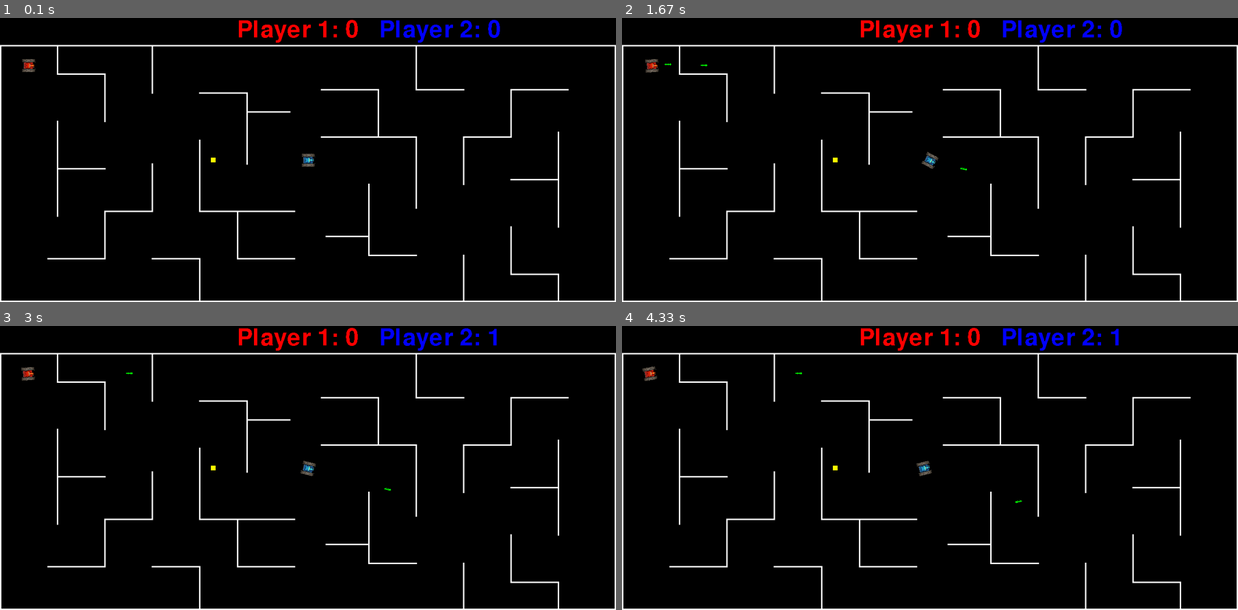
Above: before the commit, frames 1-4 (two rows, left to right).
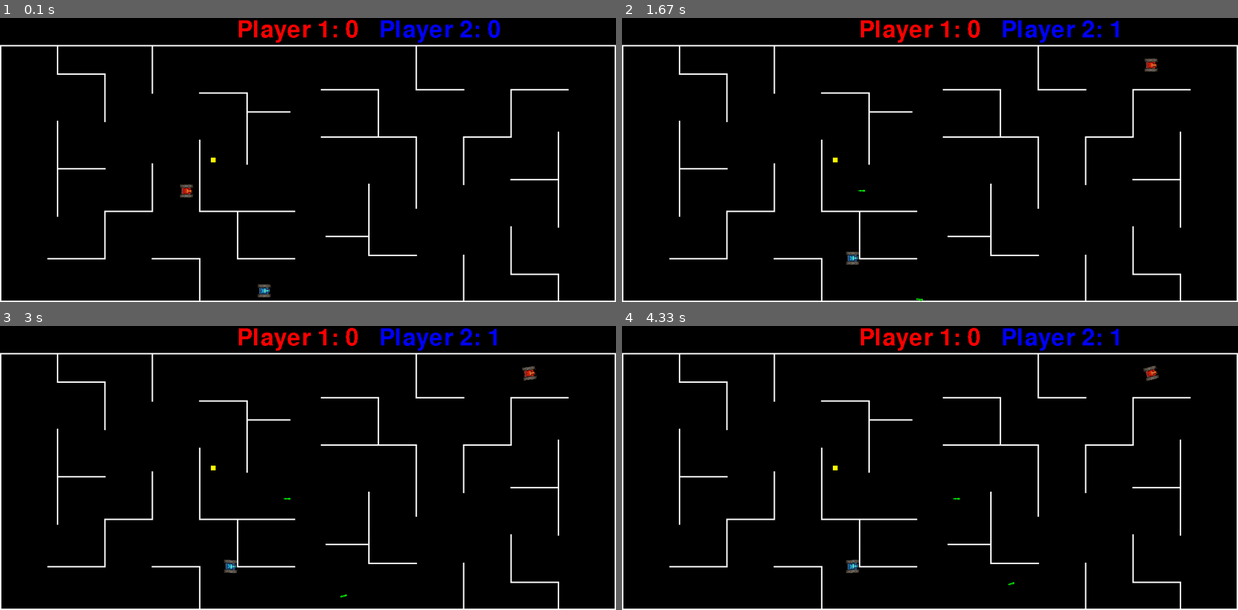
Above: after the commit, the same moments.

Repository: SkullinTheJar/ExamProgram
Game: pygame game, started from main testing.py
Two runs of this game, one before a commit and one after it. Both use one fixed random seed, a clock stepped at 60 frames per second and the inputs below.
Inputs:
- Up to frame 1 (0.1 s): no input
- Up to frame 2 (1.67 s): hold Q 0.33-0.8 s; hold Right 0.33-0.8 s; hold M 0.83-1.3 s; hold Right 0.83-1.3 s; tap F at 0.9, 1.2 s; tap T at 0.98 s; tap Q at 1.33 s
- Up to frame 3 (3 s): hold Right 1.67-2.13 s; tap F at 1.73, 2.03, 2.23, 2.57, 2.87 s; hold Up 2.17-2.47 s; tap T at 2.32 s; hold Right 2.5-2.97 s; tap G at 2.65 s
- Up to frame 4 (4.33 s): hold Left 3-3.53 s; tap F at 3.07, 3.37, 3.63, 3.97, 4.27 s; hold Down 3.57-3.87 s; tap T at 3.72 s; hold Left 3.9-4.3 s; tap G at 4.05 s

The runs differ from the first frame. In frame 1, 0.3% of the frame differs, in the area x 3-52%, y 14-99%; in frame 2, 0.5%, in the area x 3-87%, y 0-100%; in frame 3, 0.4%; in frame 4, 0.4%.

Commit message:
Did soundstuff and random coords-stuff

Diff:
--- a/main testing.py
+++ b/main testing.py
@@ -1,7 +1,9 @@
 import sys
 import pygame
 import math
-
+import random
+
+pygame.mixer.pre_init(16500, -16, 3, 2048)
 pygame.init()
 
 def updateCoords(speed, angle, coords, backwards = False):
@@ -33,8 +35,9 @@
             if event.type == pygame.QUIT: sys.exit()
 
 class Player(pygame.sprite.Sprite):
-    def __init__(self, n, coords, speed, turnSpeed, image, upgradeCool = 2000):
+    def __init__(self, n, coords, speed, turnSpeed, image, mapSize, upgradeCool = 2000):
         pygame.sprite.Sprite.__init__(self)
+        self.mapSize = mapSize
         self.speed = speed
         self.turnSpeed = turnSpeed
         self.n = n
@@ -42,14 +45,12 @@
         self.originalImage.set_colorkey((0, 0, 0))
         self.image = self.originalImage
         self.rect = self.image.get_rect()
-        self.rect.center = self.coords = self.startCoords = coords
+        self.rect.center = self.coords = coords
         self.angle = 0
         self.mask = pygame.mask.from_surface(self.image)
         self.upgradeCool = upgradeCool
         self.upgrade = None
         self.upgradeTime = 0
-
-        #print(str(self.mask.count()))
 
     def update(self, keys):
         self.prevCoords = self.coords
@@ -85,7 +86,6 @@
                 self.rotate()
 
         self.rect.center = self.coords
-        #print(str(self.image.get_at((0, 0))) + ' ' + str(self.image.get_at((15, 15))))
 
         if self.upgradeTime + self.upgradeCool < pygame.time.get_ticks():
             self.upgrade = None
@@ -104,7 +104,7 @@
         self.angle = self.prevAngle
 
     def reset(self):
-        self.coords = self.startCoords
+        self.coords = random.randint(0, self.mapSize[0]), random.randint(60, self.mapSize[1])
         self.angle = 0
         self.rotate()
 
@@ -189,7 +189,6 @@
             self.rect.topright = coords
 
         self.mask = pygame.mask.from_surface(self.image)
-        #print(str(self.mask.count()))
 
 class Upgrade(pygame.sprite.Sprite):
     def __init__(self, color, coords):
@@ -204,17 +203,15 @@
 
 class Game:
     def __init__(self, size, laserLength = 10, cooldown = 500):
-        self.laserSound = pygame.mixer.Sound('C:/Users/andre/OneDrive - AARHUS TECH/Programmering/ExamProgram/LaserShotSound.mp3')
-        self.laserBounceSound = pygame.mixer.Sound('C:/Users/andre/OneDrive - AARHUS TECH/Programmering/ExamProgram/LaserBounceSound.mp3')
-        self.explosionSound = pygame.mixer.Sound('C:/Users/andre/OneDrive - AARHUS TECH/Programmering/ExamProgram/LaserBOOM.mp3')
         self.size = size
+        self.laserSound = pygame.mixer.Sound('C:/Users/andre/OneDrive - AARHUS TECH/Programmering/ExamProgram/laserShotSound.wav')
+        self.laserBounceSound = pygame.mixer.Sound('C:/Users/andre/OneDrive - AARHUS TECH/Programmering/ExamProgram/laserBounceSound.wav')
+        self.explosionSound = pygame.mixer.Sound('C:/Users/andre/OneDrive - AARHUS TECH/Programmering/ExamProgram/explosionSound.wav')
         self.laserLength = laserLength
         self.cooldown = cooldown
         self.screen = pygame.display.set_mode(size)
-        self.player1StartPos = 60, 100
-        self.player2StartPos = 650, 300
-        self.player1 = Player(1, self.player1StartPos, 0.75, 0.5, 'C:/Users/andre/OneDrive - AARHUS TECH/Programmering/ExamProgram/red tank.png')
-        self.player2 = Player(2, self.player2StartPos, 0.75, 0.5, 'C:/Users/andre/OneDrive - AARHUS TECH/Programmering/ExamProgram/blue tank.png')
+        self.player1 = Player(1, (random.randint(0, self.size[0]),  random.randint(60, self.size[1])), 0.5, 0.5, 'C:/Users/andre/OneDrive - AARHUS TECH/Programmering/ExamProgram/red tank.png', size)
+        self.player2 = Player(2, (random.randint(0, self.size[0]),  random.randint(60, self.size[1])), 0.5, 0.5, 'C:/Users/andre/OneDrive - AARHUS TECH/Programmering/ExamProgram/blue tank.png', size)
         #self.player1 = Player(1, (650, 300), 0.5, 0.5, 'C:/Users/WaffleFlower/Desktop/Skole/Programmering/ExamProgram/red_tank_exp_v2.png')
         #self.player2 = Player(2, (300, 300), 0.5, 0.5, 'C:/Users/WaffleFlower/Desktop/Skole/Programmering/ExamProgram/blue_tank_exp.png')
         self.players = pygame.sprite.Group(self.player1, self.player2)
@@ -232,6 +229,7 @@
             Wall((420, 160), True), Wall((320, 160), False), Wall((420, 600), False, 90), Wall((320, 510), True),
             Wall((500, 510), True, 120), Wall((500, 510), False), Wall((520, 200), True, 90)
             )
+        self.fixSpawn()
         self.counter = 0
         for sprite in self.walls:
             if self.counter <= 3:
@@ -243,7 +241,6 @@
         self.p1score = 0
         self.p2score = 0
         self.font = pygame.font.Font(pygame.font.get_default_font(), 50)
-        #self.rects = [self.player1.rect, self.player2.rect]
 
     def draw(self):
         self.screen.fill((0, 0, 0))
@@ -261,18 +258,15 @@
         keys = pygame.key.get_pressed()
         self.players.update(keys)
         self.lasers.update()
-        #self.rects[0] = self.players.sprites()[0].rect
-        #self.rects[1] = self.players.sprites()[1].rect
         if pygame.time.get_ticks() > self.lastShot + self.cooldown:
             if keys[pygame.K_q]:
                 #coords, radius, color, screen, length, speed, angle
                 self.lasers.add(LeadProj(updateCoords(20, self.player1.angle, self.player1.coords), 2, (0, 255, 0), self.screen, self.laserLength, 1.25, self.player1.angle,))
                 self.laserSound.play()
-                #self.rects.append(self.laserGroups[-1].sprites()[0].rect)
                 self.lastShot = pygame.time.get_ticks()
             if keys[pygame.K_m]:
                 self.lasers.add(LeadProj(updateCoords(20, self.player2.angle, self.player2.coords), 2, (0, 255, 0), self.screen, self.laserLength, 1.25, self.player2.angle,))
-                #self.rects.append(self.laserGroups[-1].sprites()[0].rect)
+                self.laserSound.play()
                 self.lastShot = pygame.time.get_ticks()
 
         self.collideGroups(self.players, self.walls, 'player-wall')
@@ -286,44 +280,44 @@
     def collideGroups(self, group1, group2, resultType):
         collisions = pygame.sprite.groupcollide(group1, group2, False, False)
         for sprite in collisions:
-            if collisions[sprite].__len__() > 0:
-                collisions = pygame.sprite.groupcollide(group1, group2, False, False, pygame.sprite.collide_mask)
-                for sprite in collisions:
-                    if collisions[sprite].__len__() > 0:
-                        if resultType == 'player-wall':
+            collisions = pygame.sprite.groupcollide(group1, group2, False, False, pygame.sprite.collide_mask)
+            print(collisions)
+            for sprite in collisions:
+                if resultType == 'player-wall':
+                    sprite.wallCollide()
+                if resultType == 'laser-wall':
+                    sprite.wallCollide(collisions[sprite])
+                    self.laserBounceSound.play()
+                if resultType == 'laser-player':
+                    if collisions[sprite][0] == self.player1:
+                        self.p2score += 1
+                    if collisions[sprite][0] == self.player2:
+                        self.p1score += 1
+                    self.explosionSound.play()
+                    sprite.kill()
+                    self.reset()
+                if resultType == 'player-player':
+                        if sprite != collisions[sprite][0]:
                             sprite.wallCollide()
-                        if resultType == 'laser-wall':
-                            sprite.wallCollide(collisions[sprite])
-                            self.laserBounceSound.play()
-                        if resultType == 'laser-player':
-                            if collisions[sprite][0] == self.player1:
-                                self.p2score += 1
-                            if collisions[sprite][0] == self.player2:
-                                self.p1score += 1
-                            self.explosionSound.play()
-                            sprite.kill()
-                            self.reset()
-                        if resultType == 'player-player':
-                            if sprite != collisions[sprite][0]:
-                                sprite.wallCollide()
-                                collisions[sprite][0].wallCollide()
-                        if resultType == 'player-upgrade':
-                            sprite.upgrade = collisions[sprite][0].color
-                            sprite.upgradeTime = pygame.time.get_ticks()
-                            collisions[sprite][0].kill()
+                            print('players collided')
+                if resultType == 'player-upgrade':
+                    sprite.upgrade = collisions[sprite][0].color
+                    sprite.upgradeTime = pygame.time.get_ticks()
+                    collisions[sprite][0].kill()
+                if resultType == None:
+                    return False
+                return True
+
+            return False
 
     def reset(self):
        self.player1.reset()
        self.player2.reset()
-
-        # collisions = pygame.sprite.groupcollide(self.lasers, self.walls, False, False)
-        # for leadProj in collisions:
-        #     if collisions[leadProj].__len__() > 0:
-        #         collisions = pygame.sprite.groupcollide(self.lasers, self.walls, False, False, pygame.sprite.collide_mask)
-        #         for leadProj in collisions:
-        #             if collisions[leadProj].__len__() > 0:
-        #                 leadProj.wallCollide(collisions[leadProj])
-
-
-        #pygame.display.update(self.rects)
+       self.fixSpawn()
+
+    def fixSpawn(self):
+        while self.collideGroups(self.players, self.walls, None) or self.collideGroups(self.players, self.players, None):
+            for sprite in self.players.sprites():
+                sprite.coords = random.randint(0, self.size[0]),  random.randint(60, self.size[1])
+
 Main()
Not shown, removed: LaserBOOM.mp3
Not shown, removed: LaserBounceSound.mp3
Not shown, removed: LaserShotSound.mp3
Not shown, added: explosionSound.wav
Not shown, added: laserBounceSound.wav
Not shown, added: laserShotSound.wav
